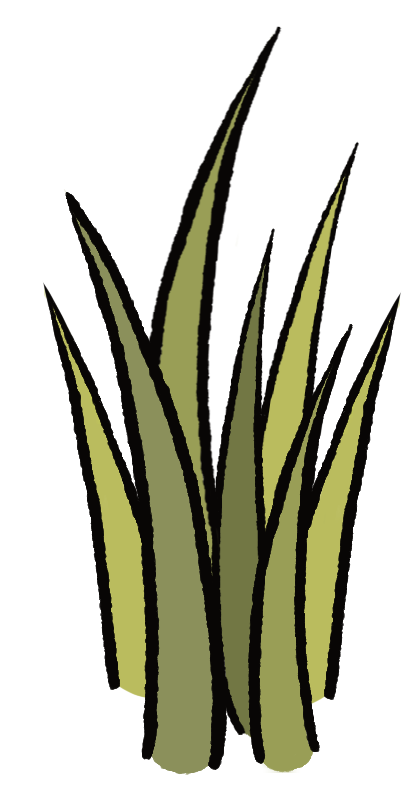
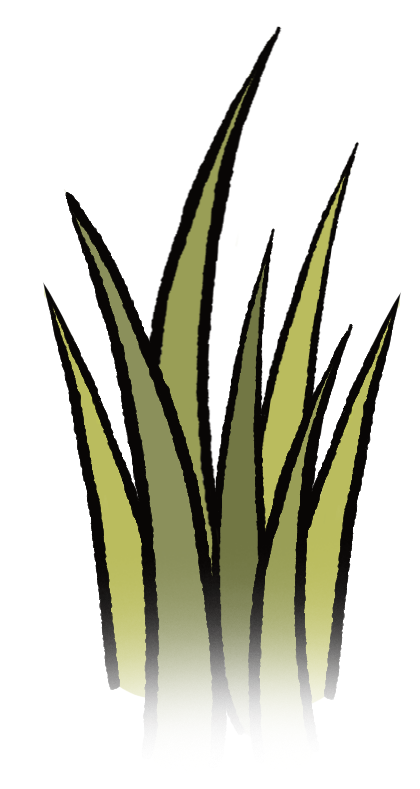
Before/after of a 420 x 789 layered artwork. What changed in the layer stack:
added group "Grupp 17" with 27 layers above "Lager 94" over (96, 543, 352, 775)
moved "Grupp 15" into group "Grupp 17" over (96, 543, 352, 775)
